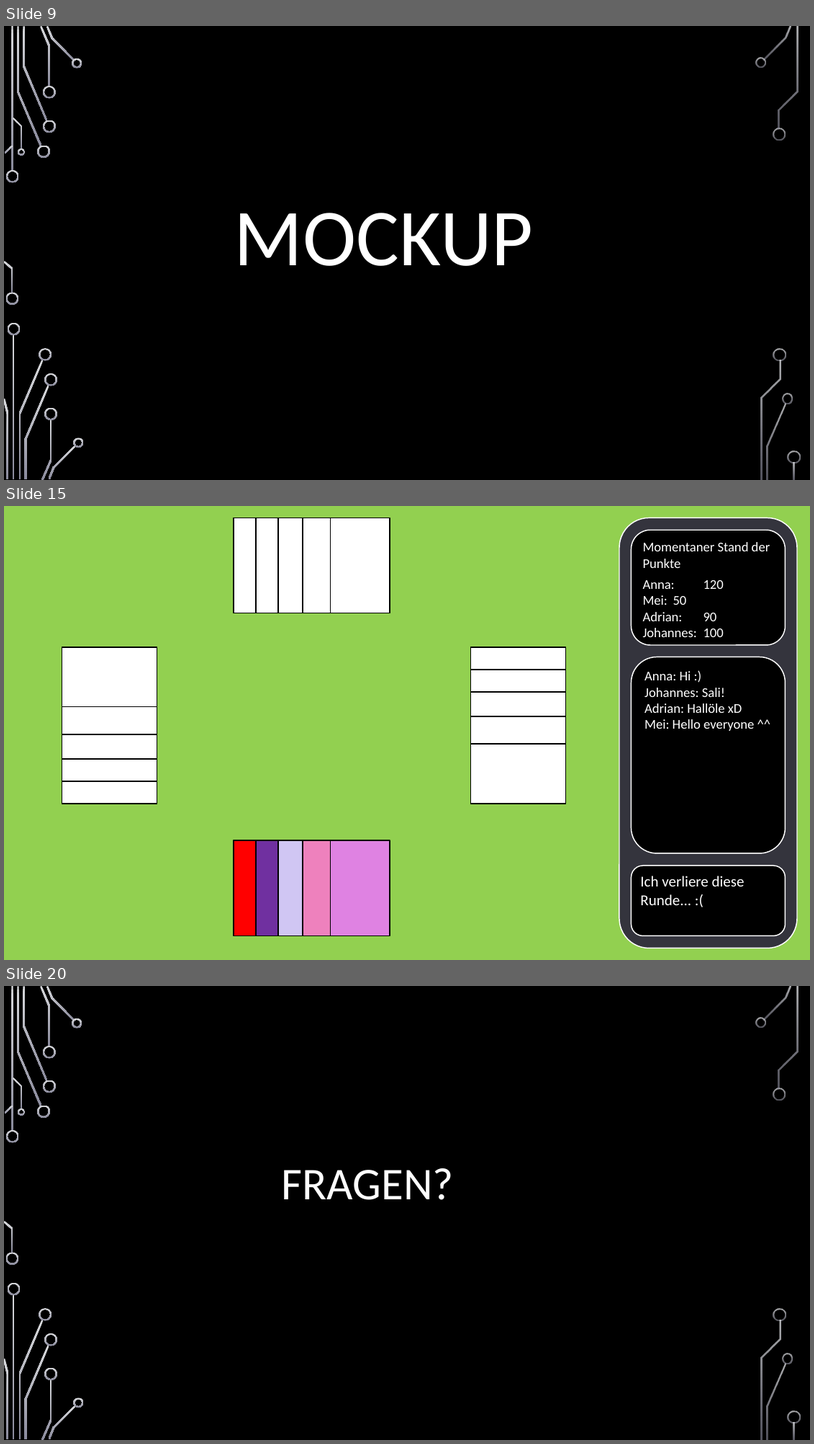
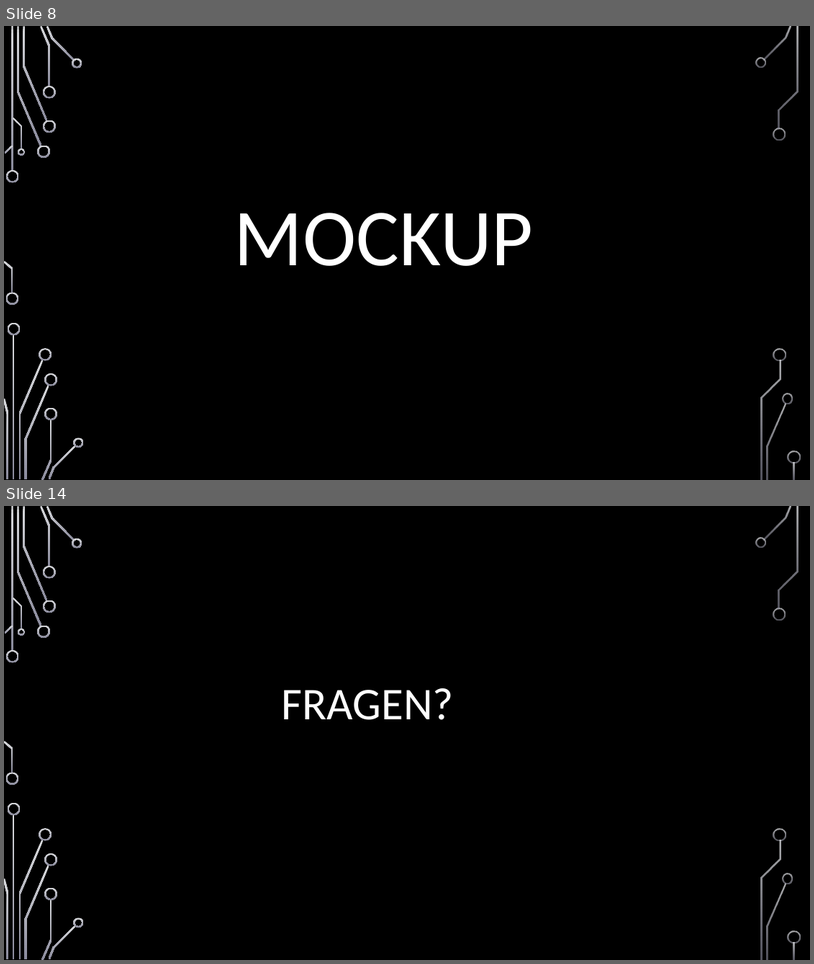
Before and after one commit to jnussbaum/TheBachelorsChaseGame, a slide deck: documents/Meilensteine/Meilenstein I/Meilenstein_1_Präsentation.pptx. Shown one above the other, each under a label of ours: slides 9, 15 and 20 before the commit, slides 8 and 14 after it; the slides between them are not shown. The pictures are 814x1444 and 814x964 pixels, drawn with LibreOffice and Linux fonts; fonts in the diff are those of the drawing; background and template pictures are left out. Boxes give left, top, right and bottom in pixels: in the first picture for what was removed or moved away, otherwise in the second. Text is boxed around its words. In the diff, an @@ line names an element or a change of style, - is before the commit and + after.

```diff
--- a/documents/Meilensteine/Meilenstein I/Meilenstein_1_Präsentation.pptx
+++ b/documents/Meilensteine/Meilenstein I/Meilenstein_1_Präsentation.pptx
@@ slide 15 removed at <box>4,506,810,960</box>, background picture (left out) @@
@@ rectangle removed at <box>4,506,810,960</box> @@
@@ group removed at <box>4,506,149,960</box>: 16 freeform shapes, 4 rectangles @@
@@ group removed at <box>234,518,390,613</box>: 5 rectangles @@
@@ rounded rectangle removed at <box>620,518,797,948</box> @@
@@ rounded rectangle removed at <box>631,530,786,645</box> @@
-Momentaner Stand der Punkte
-Anna: 120
-Mei: 50
-Adrian: 90
-Johannes: 100
@@ group removed at <box>62,647,157,803</box>: 5 rectangles @@
@@ rounded rectangle removed at <box>631,656,786,852</box> @@
-Anna: Hi :)
-Johannes: Sali!
-Adrian: Hallöle xD
-Mei: Hello everyone ^^
@@ group removed at <box>471,647,566,803</box>: 5 rectangles @@
@@ rectangle removed at <box>234,841,293,936</box> @@
@@ rectangle removed at <box>256,841,316,936</box> @@
@@ rectangle removed at <box>278,841,338,936</box> @@
@@ rectangle removed at <box>303,841,362,936</box> @@
@@ rectangle removed at <box>331,841,390,936</box> @@
@@ rounded rectangle removed at <box>631,865,786,936</box> @@
-Ich verliere diese Runde... :(
@@ what was slide 9 is now slide 8 @@
@@ what was slide 20 is now slide 14 @@
```
Also in this commit, not shown: 4 slides changed, 6 slides added, 11 other slides removed.
